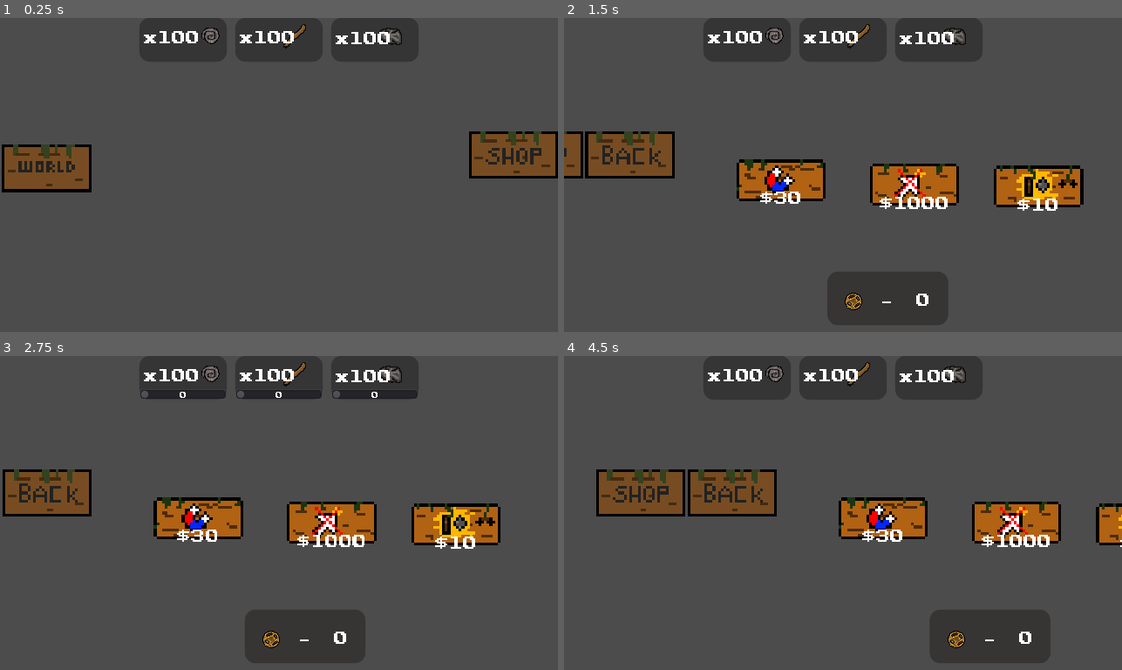
Above: before the commit, frames 1-4 (two rows, left to right).
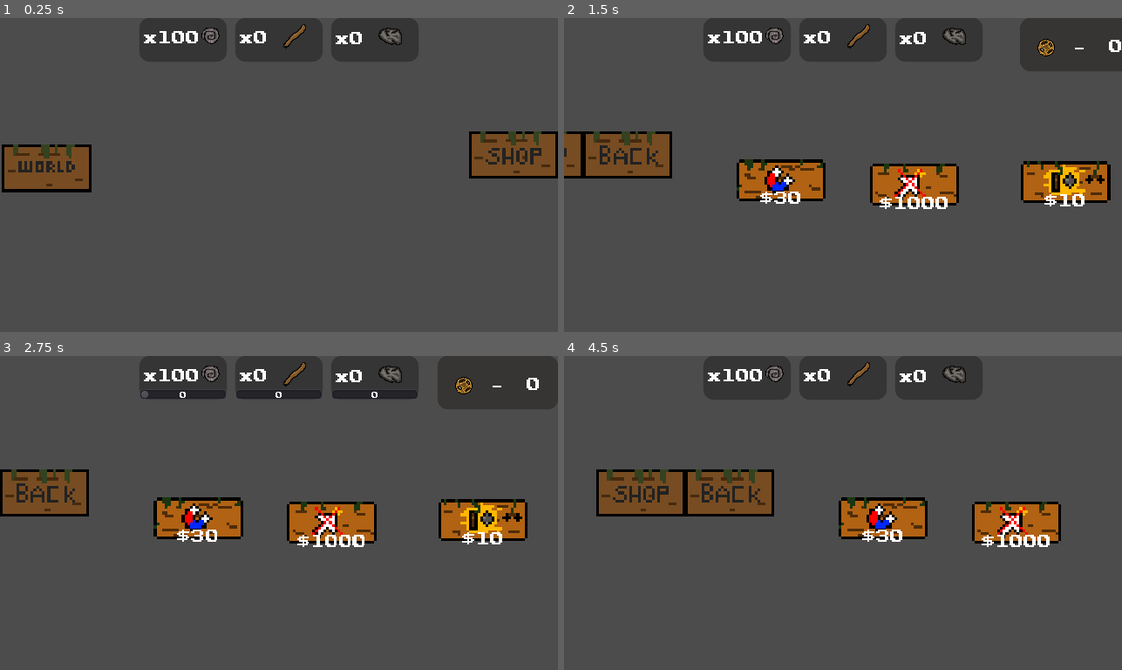
Above: after the commit, the same moments.

Repository: age-of-asparagus/click-godot3
Game: Godot game, scene res://minigames/sticks_and_Stones.tscn
Two runs of this game, one before a commit and one after it. Both use one fixed random seed, a clock stepped at 60 frames per second and the inputs below. This scene is started directly instead of the project's main scene. The engine's default icon, where the game draws it, is replaced by a stand-in: a white triangle on a blue panel in a dark square.
Inputs (mouse positions are in pixels of both pictures, inside the frame that each line leads up to):
- Up to frame 1 (0.25 s): no input
- Up to frame 2 (1.5 s): click (1077, 156) at 0.5 s; move the mouse to (965, 159) at 1.27 s; hold Right (ui_right) from 1.28 s (still down); tap Keypad 1 (1) at 1.35 s
- Up to frame 3 (2.75 s): tap 2 (2) at 1.55 s; release Right (ui_right) at 2 s; click "$1000" at 2 s
- Up to frame 4 (4.5 s): click "$10" at 2.75 s; click "$30" at 3.5 s; click (608, 494) at 4.25 s

The runs differ from the first frame. In frame 1, 0.3% of the frame differs, in the area x 45-70%, y 4-9%; in frame 2, 4.2%; in frame 3, 4.3%, in the area x 0-97%, y 4-94%; in frame 4, 1.9%.

Commit message:
Magnet update
Magnet now works without hover mode, got rid of button, instead changed to an area 2D

Diff:
--- a/Autoloads/global.gd
+++ b/Autoloads/global.gd
@@ -3,9 +3,8 @@
 
 var stick_stone_tokens = 0
 var fossils = 100
-var sticks = 100
-var stones = 100
-
+var sticks = 0
+var stones = 0
 var Stick_Stones_magnet_size = 1
 var Stick_Stones_spawn_rate = 1
 var Stick_Stones_hover_mode = false
--- a/Materials/Blank_button.tscn
+++ b/Materials/Blank_button.tscn
@@ -1,27 +1,13 @@
-[gd_scene load_steps=4 format=2]
-
-[ext_resource path="res://Materials/Blank_button.gd" type="Script" id=1]
+[gd_scene load_steps=3 format=2]
 
 [sub_resource type="Animation" id=1]
 length = 0.001
-tracks/0/type = "value"
-tracks/0/path = NodePath(".:rect_scale")
-tracks/0/interp = 1
-tracks/0/loop_wrap = true
-tracks/0/imported = false
-tracks/0/enabled = true
-tracks/0/keys = {
-"times": PoolRealArray( 0 ),
-"transitions": PoolRealArray( 1 ),
-"update": 0,
-"values": [ Vector2( 1, 1 ) ]
-}
 
 [sub_resource type="Animation" id=2]
 resource_name = "size"
 length = 0.7
 tracks/0/type = "value"
-tracks/0/path = NodePath(".:rect_scale")
+tracks/0/path = NodePath(".:scale")
 tracks/0/interp = 1
 tracks/0/loop_wrap = true
 tracks/0/imported = false
@@ -33,24 +19,19 @@
 "values": [ Vector2( 1, 1 ), Vector2( 0.1, 0.1 ), Vector2( 1e-05, 1e-05 ) ]
 }
 
-[node name="Blank_button" type="TextureButton"]
-margin_right = 40.0
-margin_bottom = 40.0
-script = ExtResource( 1 )
+[node name="Area2D" type="Area2D"]
+__meta__ = {
+"_edit_group_": true
+}
+
+[node name="CollisionShape2D" type="CollisionShape2D" parent="."]
 
 [node name="disappear_timer" type="Timer" parent="."]
 autostart = true
 
 [node name="AnimationPlayer" type="AnimationPlayer" parent="."]
+root_node = NodePath("")
 anims/RESET = SubResource( 1 )
 anims/size = SubResource( 2 )
 
-[node name="Area2D" type="Area2D" parent="."]
-__meta__ = {
-"_edit_group_": true
-}
-
-[node name="CollisionShape2D" type="CollisionShape2D" parent="Area2D"]
-
-[connection signal="button_down" from="." to="." method="_on_Blank_button_button_down"]
-[connection signal="timeout" from="disappear_timer" to="." method="_on_disappear_timer_timeout"]
+[node name="Sprite" type="Sprite" parent="."]
--- a/Materials/Fossil_button.gd
+++ b/Materials/Fossil_button.gd
@@ -1,4 +1,4 @@
-extends TextureButton
+extends Area2D
 
 
 
@@ -9,30 +9,24 @@
 
 
 func _physics_process(delta):
-	if $Area2D.overlaps_area(mouse) == true:
+	if overlaps_area(mouse) == true:
 		if Global.Stick_Stones_hover_mode == true:
 			fossil_label_position = get_parent().get_node("CanvasLayer").get_node("fossil_panel/Position2D").global_position
 			clicked = true
-			disabled = true
 			$AnimationPlayer.play("size")
-
+		else: if Input.is_action_just_pressed("click"):
+			fossil_label_position = get_parent().get_node("CanvasLayer").get_node("fossil_panel/Position2D").global_position
+			clicked = true
+			$AnimationPlayer.play("size")
 
 	if clicked == true:
 		if speed <= 12:
 			speed *= 1.05
-		rect_global_position += Vector2(fossil_label_position - rect_global_position).normalized() * speed
-		if fossil_label_position.distance_to(rect_global_position) <= 50:
+		global_position += Vector2(fossil_label_position - global_position).normalized() * speed
+		if fossil_label_position.distance_to(global_position) <= 50:
 			Global.fossils += 1
 			queue_free()
 
 func _on_disappear_timer_timeout():
 	if clicked == false:
 		queue_free()
-
-
-func _on_Fossil_button_button_down():
-	if Global.Stick_Stones_hover_mode == false:
-		fossil_label_position = get_parent().get_node("CanvasLayer").get_node("fossil_panel/Position2D").global_position
-		clicked = true
-		disabled = true
-		$AnimationPlayer.play("size")
--- a/Materials/Fossil_button.tscn
+++ b/Materials/Fossil_button.tscn
@@ -7,17 +7,16 @@
 [sub_resource type="CircleShape2D" id=1]
 
 [node name="Fossil_button" instance=ExtResource( 1 )]
-margin_right = 22.0
-margin_bottom = 20.0
-texture_normal = ExtResource( 3 )
-expand = true
-stretch_mode = 3
 script = ExtResource( 2 )
 
-[node name="Area2D" parent="." index="2"]
-position = Vector2( 11, 9 )
-
-[node name="CollisionShape2D" parent="Area2D" index="0"]
+[node name="CollisionShape2D" parent="." index="0"]
+position = Vector2( 0, -1 )
 shape = SubResource( 1 )
 
-[connection signal="button_down" from="." to="." method="_on_Fossil_button_button_down"]
+[node name="AnimationPlayer" parent="." index="2"]
+root_node = NodePath("..")
+
+[node name="Sprite" parent="." index="3"]
+texture = ExtResource( 3 )
+
+[connection signal="timeout" from="disappear_timer" to="." method="_on_disappear_timer_timeout"]
--- a/Materials/Stick_button.gd
+++ b/Materials/Stick_button.gd
@@ -1,4 +1,4 @@
-extends TextureButton
+extends Area2D
 
 onready var mouse = get_parent().get_node("Mouse_area")
 var clicked = false
@@ -7,19 +7,21 @@
 
 
 func _physics_process(delta):
-	if $Area2D.overlaps_area(mouse) == true:
+	if overlaps_area(mouse) == true:
 		if Global.Stick_Stones_hover_mode == true:
 			stick_label_position = get_parent().get_node("CanvasLayer").get_node("stick_panel/Position2D").global_position
 			clicked = true
-			disabled = true
 			$AnimationPlayer.play("size")
-
+		else: if Input.is_action_just_pressed("click"):
+			stick_label_position = get_parent().get_node("CanvasLayer").get_node("stick_panel/Position2D").global_position
+			clicked = true
+			$AnimationPlayer.play("size")
 
 	if clicked == true:
 		if speed <= 12:
 			speed *= 1.05
-		rect_global_position += Vector2(stick_label_position - rect_global_position).normalized() * speed
-		if stick_label_position.distance_to(rect_global_position) <= 50:
+		global_position += Vector2(stick_label_position - global_position).normalized() * speed
+		if stick_label_position.distance_to(global_position) <= 50:
 			Global.sticks += 1
 			queue_free()
 
@@ -31,5 +33,4 @@
 	if Global.Stick_Stones_hover_mode == false:
 		stick_label_position = get_parent().get_node("CanvasLayer").get_node("stick_panel/Position2D").global_position
 		clicked = true
-		disabled = true
 		$AnimationPlayer.play("size")
--- a/Materials/Stick_button.tscn
+++ b/Materials/Stick_button.tscn
@@ -2,25 +2,23 @@
 
 [ext_resource path="res://Materials/Stick_button.gd" type="Script" id=1]
 [ext_resource path="res://Materials/Blank_button.tscn" type="PackedScene" id=2]
-[ext_resource path="res://Assets/Stick_material.png" type="Texture" id=3]
+[ext_resource path="res://Assets/Stick_material_32px.png" type="Texture" id=3]
 
 [sub_resource type="RectangleShape2D" id=1]
-extents = Vector2( 17.2955, 3.37041 )
+extents = Vector2( 17.6865, 4.2338 )
 
 [node name="Stick_button" instance=ExtResource( 2 )]
-margin_right = 27.0
-margin_bottom = 28.0
-texture_normal = ExtResource( 3 )
-expand = true
-stretch_mode = 3
 script = ExtResource( 1 )
 
-[node name="Area2D" parent="." index="2"]
-position = Vector2( 14, 14 )
-
-[node name="CollisionShape2D" parent="Area2D" index="0"]
-position = Vector2( 3.8147e-06, 0 )
-rotation = -0.81461
+[node name="CollisionShape2D" parent="." index="0"]
+position = Vector2( -5.96046e-08, 0 )
+rotation = -0.720824
 shape = SubResource( 1 )
 
-[connection signal="button_down" from="." to="." method="_on_Stick_button_button_down"]
+[node name="AnimationPlayer" parent="." index="2"]
+root_node = NodePath("..")
+
+[node name="Sprite" parent="." index="3"]
+texture = ExtResource( 3 )
+
+[connection signal="timeout" from="disappear_timer" to="." method="_on_disappear_timer_timeout"]
--- a/Materials/Stone_button.gd
+++ b/Materials/Stone_button.gd
@@ -1,4 +1,4 @@
-extends TextureButton
+extends Area2D
 
 
 onready var mouse = get_parent().get_node("Mouse_area")
@@ -8,29 +8,24 @@
 
 
 func _physics_process(delta):
-	if $Area2D.overlaps_area(mouse) == true:
+	if overlaps_area(mouse) == true:
 		if Global.Stick_Stones_hover_mode == true:
 			stone_label_position = get_parent().get_node("CanvasLayer").get_node("stone_panel/Position2D").global_position
 			clicked = true
-			disabled = true
 			$AnimationPlayer.play("size")
-
+		else: if Input.is_action_just_pressed("click"):
+			stone_label_position = get_parent().get_node("CanvasLayer").get_node("stone_panel/Position2D").global_position
+			clicked = true
+			$AnimationPlayer.play("size")
 
 	if clicked == true:
 		if speed <= 12:
 			speed *= 1.05
-		rect_global_position += Vector2(stone_label_position - rect_global_position).normalized() * speed
-		if stone_label_position.distance_to(rect_global_position) <= 50:
+		global_position += Vector2(stone_label_position - global_position).normalized() * speed
+		if stone_label_position.distance_to(global_position) <= 50:
 			Global.stones += 1
 			queue_free()
 
 func _on_disappear_timer_timeout():
 	if clicked == false:
 		queue_free()
-
-func _on_Stone_button_button_down():
-	if Global.Stick_Stones_hover_mode == false:
-		stone_label_position = get_parent().get_node("CanvasLayer").get_node("stone_panel/Position2D").global_position
-		clicked = true
-		disabled = true
-		$AnimationPlayer.play("size")
--- a/Materials/Stone_button.tscn
+++ b/Materials/Stone_button.tscn
@@ -2,23 +2,21 @@
 
 [ext_resource path="res://Materials/Stone_button.gd" type="Script" id=1]
 [ext_resource path="res://Materials/Blank_button.tscn" type="PackedScene" id=2]
-[ext_resource path="res://Assets/Stone_material.png" type="Texture" id=3]
+[ext_resource path="res://Assets/Stone_material_32px.png" type="Texture" id=3]
 
 [sub_resource type="CircleShape2D" id=1]
 radius = 13.0
 
 [node name="Stone_button" instance=ExtResource( 2 )]
-margin_right = 28.0
-margin_bottom = 20.0
-texture_normal = ExtResource( 3 )
-expand = true
-stretch_mode = 3
 script = ExtResource( 1 )
 
-[node name="Area2D" parent="." index="2"]
-position = Vector2( 14, 10 )
-
-[node name="CollisionShape2D" parent="Area2D" index="0"]
+[node name="CollisionShape2D" parent="." index="0"]
 shape = SubResource( 1 )
 
-[connection signal="button_down" from="." to="." method="_on_Stone_button_button_down"]
+[node name="AnimationPlayer" parent="." index="2"]
+root_node = NodePath("..")
+
+[node name="Sprite" parent="." index="3"]
+texture = ExtResource( 3 )
+
+[connection signal="timeout" from="disappear_timer" to="." method="_on_disappear_timer_timeout"]
--- a/minigames/sticks_and_Stones.gd
+++ b/minigames/sticks_and_Stones.gd
@@ -54,7 +54,7 @@
 		var fossil = Fossil.instance()
 		add_child(fossil)
 		fossil.rect_global_position = Vector2(rng.randi_range(100,560), rng.randi_range(50,350))
-		fossil.rect_rotation = rng.randi_range(0,360)
+		fossil.ion = rng.randi_range(0,360)
 	$fossil_spawn_timer.wait_time = 1 * Global.Stick_Stones_spawn_rate
 	$fossil_spawn_timer.start()
 
@@ -64,8 +64,8 @@
 	if rng.randi_range(0,100) <= 30:
 		var stone = Stone.instance()
 		add_child(stone)
-		stone.rect_global_position = Vector2(rng.randi_range(100,560), rng.randi_range(50,350))
-		stone.rect_rotation = rng.randi_range(0,360)
+		stone.global_position = Vector2(rng.randi_range(100,560), rng.randi_range(50,350))
+		stone.rotation = rng.randi_range(0,360)
 	$stone_spawn_timer.wait_time = rng.randf_range(0.25,1.5) * Global.Stick_Stones_spawn_rate
 	$stone_spawn_timer.start()
 
@@ -73,8 +73,8 @@
 	if rng.randi_range(0,100) <= 60:
 		var stick = Stick.instance()
 		add_child(stick)
-		stick.rect_global_position = Vector2(rng.randi_range(100,560), rng.randi_range(50,350))
-		stick.rect_rotation = rng.randi_range(0,360)
+		stick.global_position = Vector2(rng.randi_range(100,560), rng.randi_range(50,350))
+		stick.rotation = rng.randi_range(0,360)
 	$stick_spawn_timer.wait_time = rng.randf_range(0.2,1.25) * Global.Stick_Stones_spawn_rate
 	$stick_spawn_timer.start()
 
--- a/minigames/sticks_and_Stones.tscn
+++ b/minigames/sticks_and_Stones.tscn
@@ -383,9 +383,9 @@
 stretch_mode = 3
 
 [node name="Back" type="TextureButton" parent="."]
-margin_left = 643.0
+margin_left = 640.0
 margin_top = 133.0
-margin_right = 1667.0
+margin_right = 1664.0
 margin_bottom = 643.0
 rect_scale = Vector2( 0.1, 0.1 )
 texture_normal = ExtResource( 8 )
@@ -416,10 +416,10 @@
 valign = 1
 
 [node name="Spawn_rate" type="TextureButton" parent="."]
-margin_left = 1112.0
-margin_top = 169.0
-margin_right = 2132.0
-margin_bottom = 689.0
+margin_left = 1143.0
+margin_top = 164.0
+margin_right = 2163.0
+margin_bottom = 684.0
 rect_scale = Vector2( 0.1, 0.1 )
 texture_normal = ExtResource( 7 )
 expand = true
@@ -660,10 +660,9 @@
 anchor_top = 1.0
 anchor_right = 0.5
 anchor_bottom = 1.0
-margin_left = 921.0
-margin_top = 291.0
-margin_right = 1059.0
-margin_bottom = 352.0
+margin_left = 1142.0
+margin_right = 1280.0
+margin_bottom = 61.0
 custom_styles/panel = SubResource( 13 )
 
 [node name="TextureRect" type="TextureRect" parent="token_panel"]
